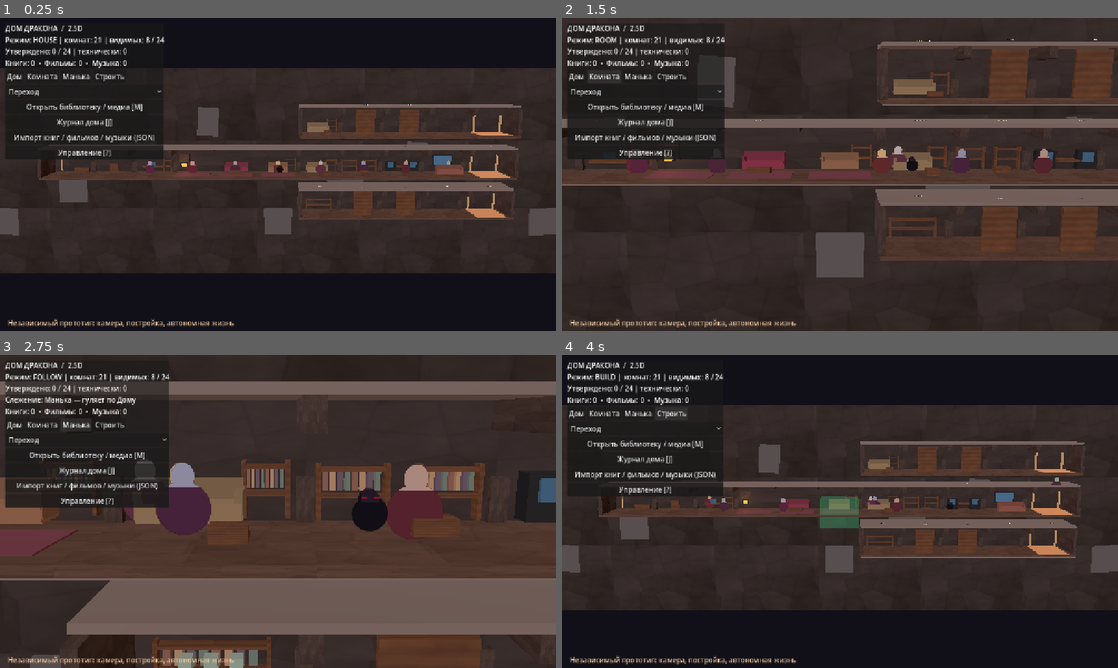
Above: before the commit, frames 1-4 (two rows, left to right).
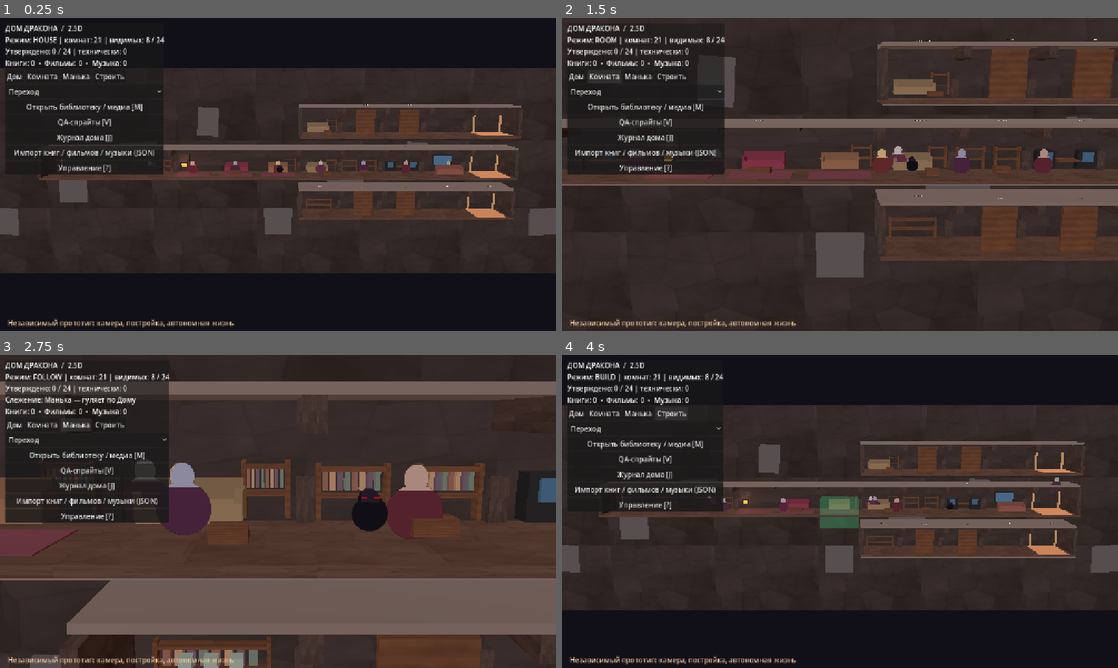
Above: after the commit, the same moments.

Repository: dragon4projects/dragon_home_project
Game: Godot game, scene res://scenes/main.tscn
Two runs of this game, one before a commit and one after it. Both use one fixed random seed, a clock stepped at 60 frames per second and the inputs below.
Inputs:
- Up to frame 1 (0.25 s): no input
- Up to frame 2 (1.5 s): click "Дом" at 0.5 s; click "Комната" at 1.25 s
- Up to frame 3 (2.75 s): click "Манька" at 2 s
- Up to frame 4 (4 s): click "Дом" at 2.75 s; click "Строить" at 3.5 s

The runs differ from the first frame. In frame 1, 1.4% of the frame differs, in the area x 1-30%, y 32-50%; in frame 2, 1.9%; in frame 3, 1.9%, in the area x 0-31%, y 35-54%; in frame 4, 1.4%.

Commit message:
Dragon House v0.4 QA hardening: prevent symlink intake and expose preview switch

Diff:
--- a/dragon_house_clean/scripts/main.gd
+++ b/dragon_house_clean/scripts/main.gd
@@ -531,6 +531,10 @@
 	media_panel = MediaPanelScript.new()
 	root.add_child(media_panel)
 	media_panel.bind(world,life.media_runtime)
+	var qa_button := Button.new()
+	qa_button.text = "QA-спрайты [V]"
+	qa_button.pressed.connect(toggle_qa_art_preview)
+	col.add_child(qa_button)
 	var journal_button := Button.new()
 	journal_button.text = "Журнал дома [J]"
 	journal_button.pressed.connect(toggle_journal)
@@ -549,7 +553,7 @@
 	import_button.pressed.connect(func(): catalog_picker.popup_centered_ratio(0.65))
 	col.add_child(import_button)
 	hud_help = Label.new()
-	hud_help.text = "Колесо: масштаб | ПКМ: перемещение\nЛКМ: выбрать | Q/E: поворот\nF: следить | B: строить | Esc: весь дом"
+	hud_help.text = "Колесо: масштаб | ПКМ: перемещение\nЛКМ: выбрать | Q/E: поворот\nF: следить | B: строить | Esc: весь дом\nV: QA-спрайты | M: медиа | J: журнал"
 	col.add_child(hud_help)
 	hud_help.visible = false
 	var help_button := Button.new()
